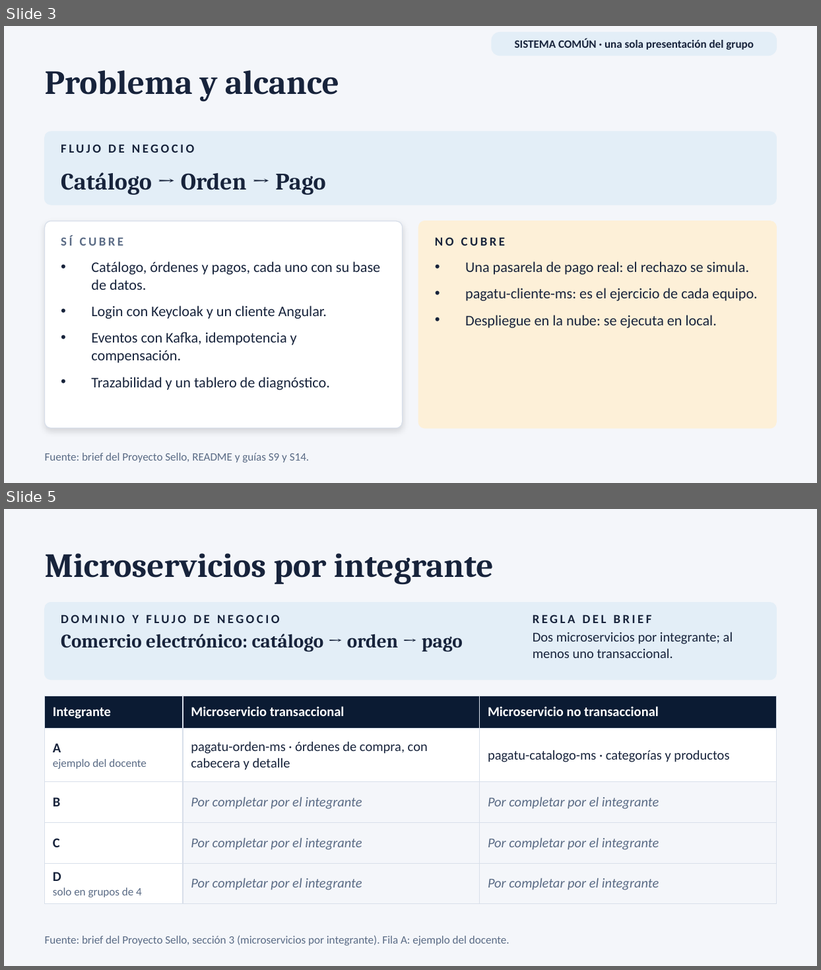
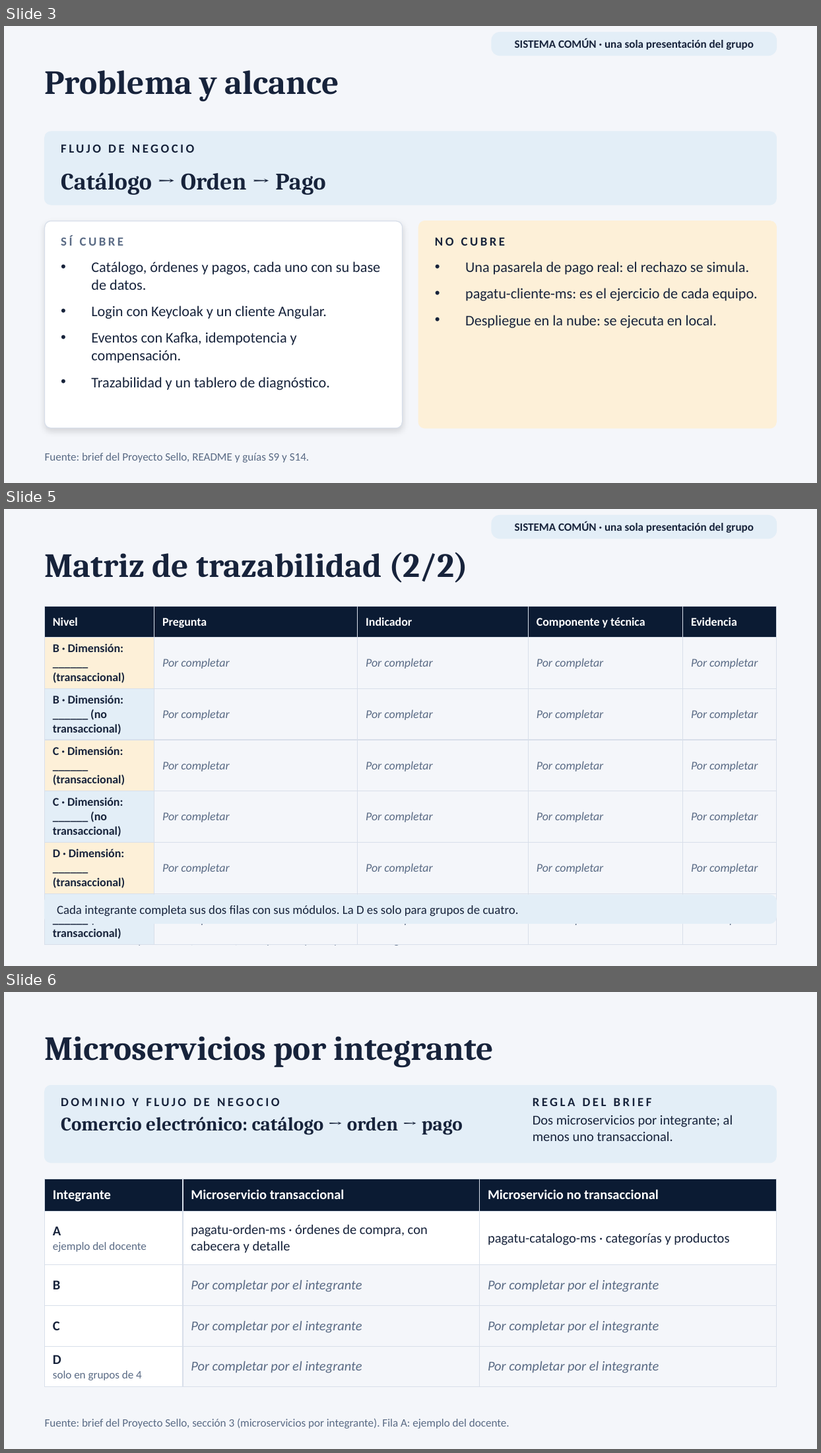
Before and after one commit to 262dist/pagatu, a slide deck: docs/presentaciones/pagatu_U3_producto_final_integrado.pptx. Shown one above the other, each under a label of ours: slides 3 and 5 before the commit, slides 3, 5 and 6 after it; the slides between them are not shown. The pictures are 821x970 and 821x1453 pixels, drawn with LibreOffice and Linux fonts; fonts in the diff are those of the drawing. Boxes give left, top, right and bottom in pixels: in the first picture for what was removed or moved away, otherwise in the second. Text is boxed around its words. In the diff, an @@ line names an element or a change of style, - is before the commit and + after.

```diff
--- a/docs/presentaciones/pagatu_U3_producto_final_integrado.pptx
+++ b/docs/presentaciones/pagatu_U3_producto_final_integrado.pptx
@@ slide 5 added at [4,509,817,966], background #F4F6FA @@
@@ rounded rectangle added at [492,516,776,538], fill #E3EEF7, outline #E3EEF7 1 pt @@
@@ text added at [515,522,754,533], 10 pt, text #17233B, bold @@
+SISTEMA COMÚN · una sola presentación del grupo
@@ text added at [45,552,469,583], 30 pt, text #17233B, bold @@
+Matriz de trazabilidad (2/2)
@@ table added at [45,607,776,942], 7 rows, 5 columns @@
+Nivel | Pregunta | Indicador | Componente y técnica | Evidencia
+B · Dimensión: ______ (transaccional) | Por completar | Por completar | Por completar | Por completar
+B · Dimensión: ______ (no transaccional) | Por completar | Por completar | Por completar | Por completar
+C · Dimensión: ______ (transaccional) | Por completar | Por completar | Por completar | Por completar
+C · Dimensión: ______ (no transaccional) | Por completar | Por completar | Por completar | Por completar
+D · Dimensión: ______ (transaccional) | Por completar | Por completar | Por completar | Por completar
+D · Dimensión: ______ (no transaccional) | Por completar | Por completar | Por completar | Por completar
@@ rounded rectangle added at [45,895,776,923], fill #E3EEF7, outline #E3EEF7 0.75 pt @@
@@ text added at [57,906,519,916], 11 pt, text #17233B @@
+Cada integrante completa sus dos filas con sus módulos. La D es solo para grupos de cuatro.
@@ text added at [45,935,426,946], 10 pt, text #5A6B85 @@
+Fuente: brief del Proyecto Sello (sección 3). Filas por completar por cada integrante.
@@ what was slide 5 is now slide 6 @@
```
Also in this commit, not shown: 1 slide changed, 8 other files.
